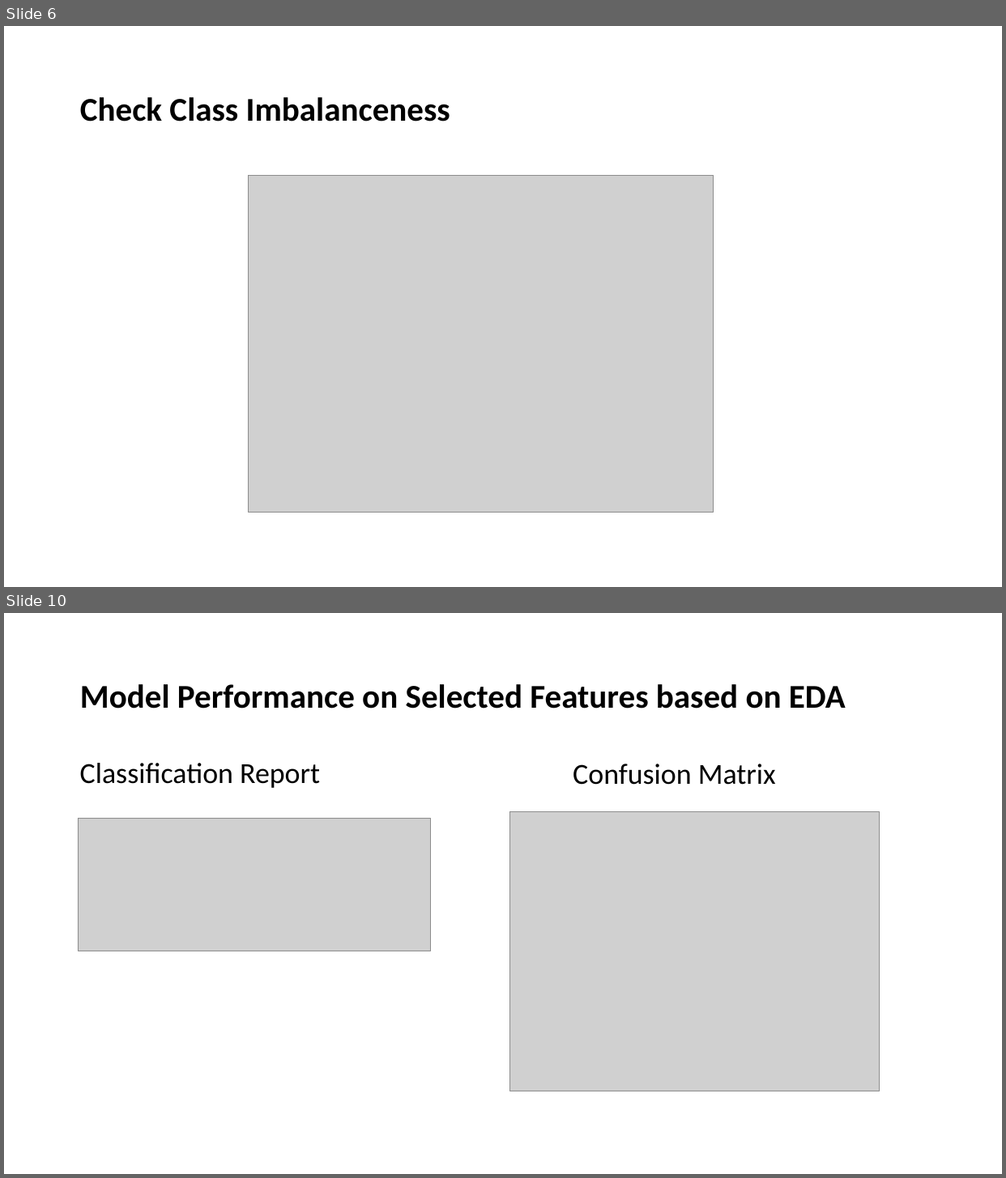
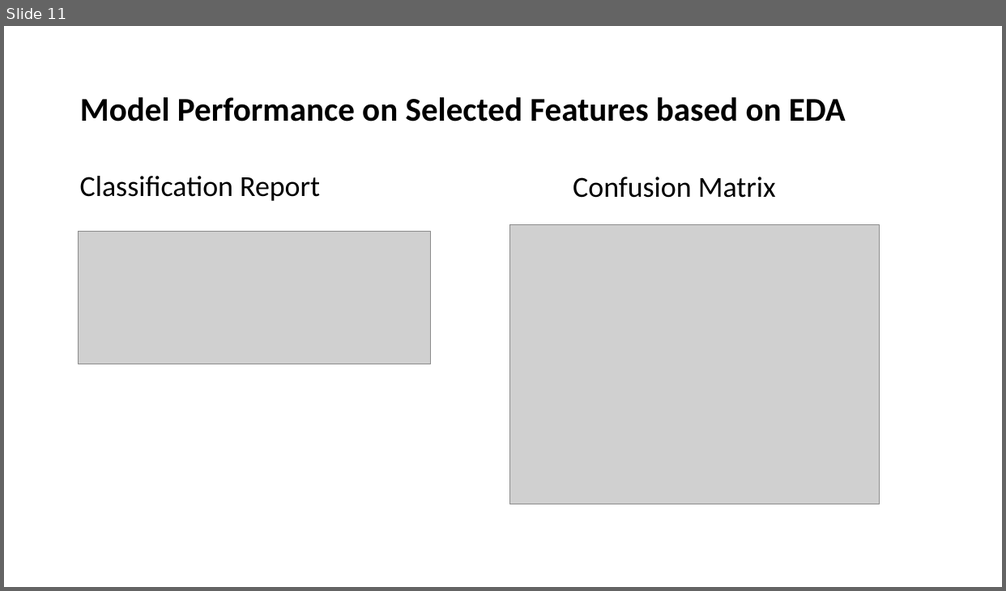
Before and after one commit to EshanJayasundara/Home-Credit-Default-Risk-Prediction, a slide deck: Home Credit Default Risk Prediction Presentation.pptx. Shown one above the other, each under a label of ours: slides 6 and 10 before the commit, slide 11 after it; the slides between them are not shown. The pictures are 1006x1178 and 1006x591 pixels, drawn with LibreOffice and Linux fonts; fonts in the diff are those of the drawing; grey boxes stand for pictures. Boxes give left, top, right and bottom in pixels: in the first picture for what was removed or moved away, otherwise in the second. Text is boxed around its words. In the diff, an @@ line names an element or a change of style, - is before the commit and + after.

```diff
--- a/Home Credit Default Risk Prediction Presentation.pptx
+++ b/Home Credit Default Risk Prediction Presentation.pptx
@@ slide 6 removed at <box>4,26,1002,587</box>, background #FFFFFF @@
@@ title removed at <box>80,97,450,122</box> @@
-Check Class Imbalanceness
@@ picture removed at <box>248,175,714,512</box> @@
@@ what was slide 10 is now slide 11 @@
```
Also in this commit, not shown: 5 slides changed, 4 slides added, 3 other files.
